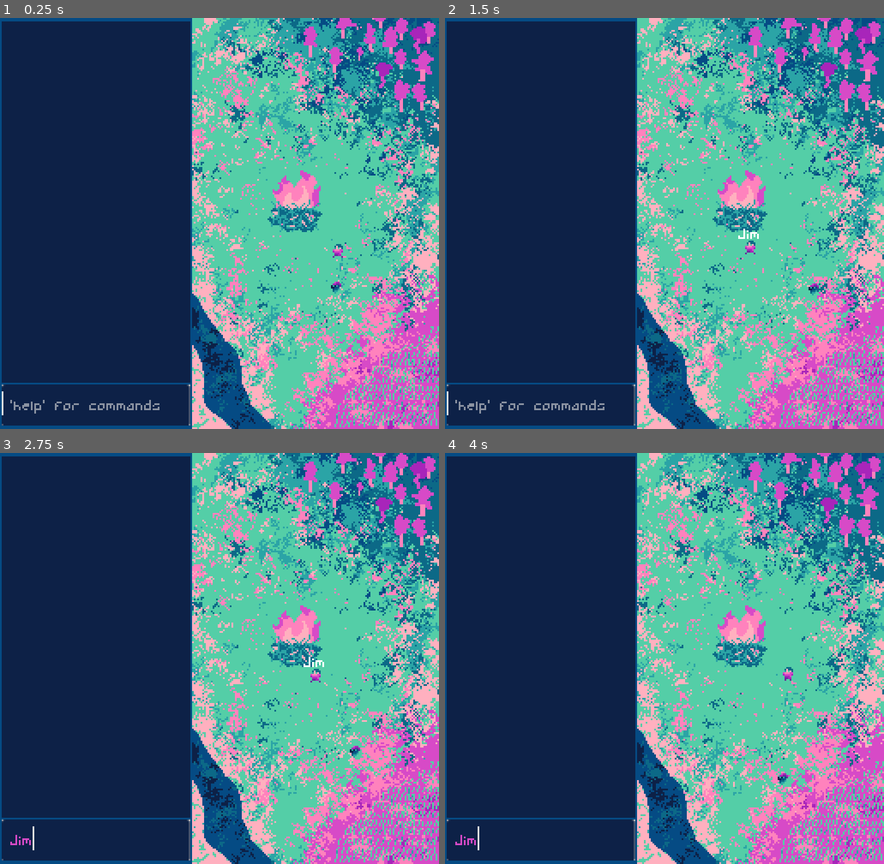
Above: before the commit, frames 1-4 (two rows, left to right).
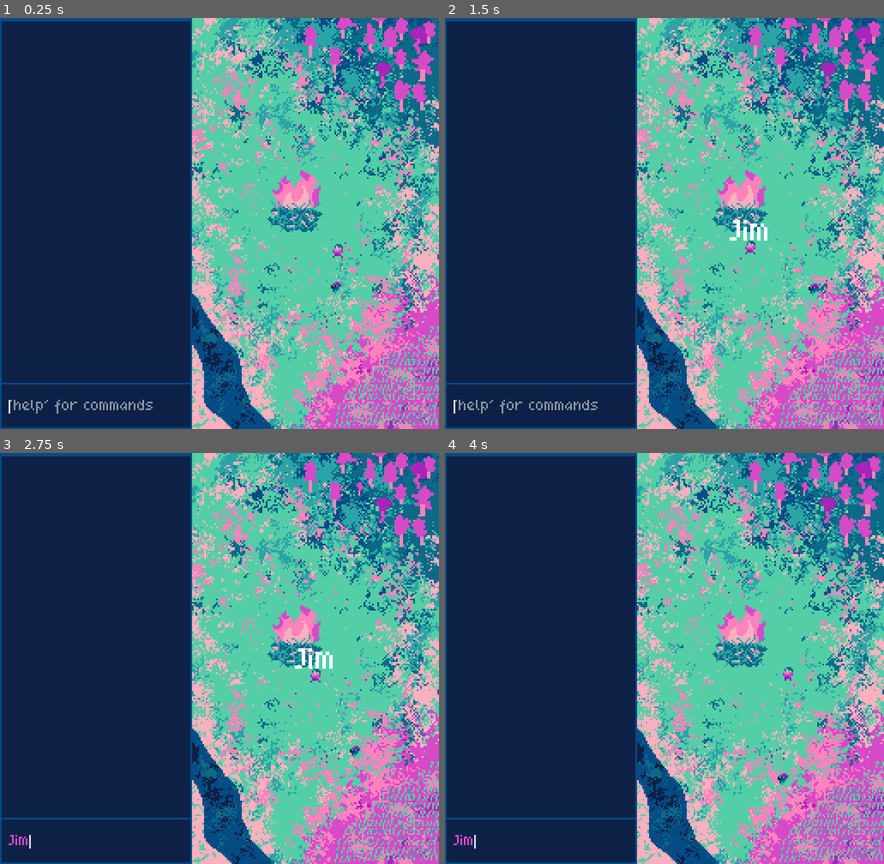
Above: after the commit, the same moments.

Repository: BoopEnthusiast/Micro-Jam-15
Game: Godot game, scene res://scenes/main.tscn
Two runs of this game, one before a commit and one after it. Both use one fixed random seed, a clock stepped at 60 frames per second and the inputs below.
Inputs (mouse positions are in pixels of both pictures, inside the frame that each line leads up to):
- Up to frame 1 (0.25 s): no input
- Up to frame 2 (1.5 s): move the mouse to (541, 383) at 0.52 s; move the mouse to (756, 248) at 1.27 s
- Up to frame 3 (2.75 s): type "Jim" at 2 s
- Up to frame 4 (4 s): move the mouse to (708, 568) at 2.77 s; move the mouse to (642, 740) at 3.52 s

The runs differ from the first frame. In frame 1, 0.6% of the frame differs, in the area x 0-44%, y 89-100%; in frame 2, 0.7%, in the area x 0-74%, y 49-100%; in frame 3, 0.5%; in frame 4, 0.3%.

Commit message:
terminal cat command

Diff:
--- a/project.godot
+++ b/project.godot
@@ -30,7 +30,7 @@
 [gui]
 
 fonts/dynamic_fonts/use_oversampling=false
-theme/custom_font="res://resources/Pixel64_v1.2.ttf"
+theme/custom_font="res://resources/quaver.ttf"
 
 [rendering]
 
--- a/scenes/ui.tscn
+++ b/scenes/ui.tscn
@@ -1,10 +1,14 @@
-[gd_scene load_steps=4 format=3 uid="uid://dgfjitk2aq4uc"]
+[gd_scene load_steps=6 format=3 uid="uid://dgfjitk2aq4uc"]
 
 [ext_resource type="Script" path="res://scripts/terminal_log.gd" id="1_2ttvf"]
 [ext_resource type="Script" path="res://scripts/terminal.gd" id="2_t6jp4"]
 
 [sub_resource type="StyleBoxFlat" id="StyleBoxFlat_dx1ii"]
 bg_color = Color(0.0509804, 0.129412, 0.278431, 1)
+
+[sub_resource type="StyleBoxEmpty" id="StyleBoxEmpty_1lnew"]
+
+[sub_resource type="StyleBoxEmpty" id="StyleBoxEmpty_qm2ex"]
 
 [node name="UI" type="Control"]
 layout_mode = 3
@@ -51,25 +55,36 @@
 
 [node name="Log" type="RichTextLabel" parent="TextBackground/LogContainer"]
 layout_mode = 2
+theme_override_font_sizes/normal_font_size = 8
 bbcode_enabled = true
 fit_content = true
 autowrap_mode = 1
 script = ExtResource("1_2ttvf")
 
-[node name="Terminal" type="TextEdit" parent="."]
+[node name="TerminalBackground" type="ColorRect" parent="."]
+layout_mode = 0
+offset_left = 1.0
+offset_top = 214.0
+offset_right = 111.0
+offset_bottom = 239.0
+color = Color(0.0509804, 0.129412, 0.278431, 1)
+
+[node name="Terminal" type="TextEdit" parent="TerminalBackground"]
 layout_mode = 1
-anchors_preset = -1
-anchor_left = 0.0102041
-anchor_top = 0.891667
-anchor_right = 0.989796
-anchor_bottom = 0.99375
+anchors_preset = 15
+anchor_right = 1.0
+anchor_bottom = 1.0
+offset_left = 4.0
+offset_top = 5.0
 grow_horizontal = 2
-grow_vertical = 0
+grow_vertical = 2
 theme_override_colors/font_color = Color(0.843137, 0.290196, 0.780392, 1)
+theme_override_font_sizes/font_size = 8
 theme_override_styles/normal = SubResource("StyleBoxFlat_dx1ii")
-placeholder_text = " 'help' for commands"
+theme_override_styles/focus = SubResource("StyleBoxEmpty_1lnew")
+theme_override_styles/read_only = SubResource("StyleBoxEmpty_qm2ex")
+placeholder_text = "'help' for commands"
 script = ExtResource("2_t6jp4")
-metadata/_edit_use_anchors_ = true
 
-[connection signal="caret_changed" from="Terminal" to="Terminal" method="_on_caret_changed"]
-[connection signal="text_changed" from="Terminal" to="Terminal" method="_on_text_changed"]
+[connection signal="caret_changed" from="TerminalBackground/Terminal" to="TerminalBackground/Terminal" method="_on_caret_changed"]
+[connection signal="text_changed" from="TerminalBackground/Terminal" to="TerminalBackground/Terminal" method="_on_text_changed"]
--- a/scripts/terminal.gd
+++ b/scripts/terminal.gd
@@ -12,44 +12,25 @@
 var last_caret_column: int
 
 # Command variables
-var command_list = ["help - print this", "ls - list files and directories", "pwd - print current directory", "cd <dir name> - change directory", "cat <file name> - print file contents"]
+var command_list = ["help - print this", "ls - list files and directories", "pwd - print current directory", "cd <directory name> - change directory", "cat <file name> - print file contents"]
 var current_directory: String = ""
 
-@onready var log_node = $"../TextBackground/LogContainer/Log"
+@onready var log_node = $"../../TextBackground/LogContainer/Log"
 
 func _ready():
 	grab_focus()
 
 
-func _unhandled_input(event):
-	if has_selection():
-		select(0, clamp(get_selection_from_column(), 1, 17,), 0, get_selection_to_column())
-
-
 func _on_text_changed():
-	# Add spacing
-	if not text.begins_with(" "):
-		text = " " + text
-
-	# Remove spacing if there's no other text
-	if len(text) <= 1:
-		text = " "
-		return
-
-	# Move caret when they add text from empty
-	if len(text) == 2:
-		set_caret_column(2)
-
 	# User says to input
 	if text.contains("\n"):
-		text = text.erase(0)
 		text = text.replace("\n", "")
 		log_node.add_log(text)
 		entered_command()
 		text = ""
 
 	# Limit text length
-	while len(text) > 16:
+	while len(text) > 17:
 		text = text.erase(get_caret_column() - 1)
 		set_caret_column(last_caret_column)
 
@@ -58,13 +39,6 @@
 
 
 func _on_caret_changed():
-	# Don't let user move caret behind spacing
-	if get_caret_column() < 1:
-		set_caret_column(1)
-
-	if has_selection():
-		select(0, clamp(get_selection_from_column(), 1, 17,), 0, get_selection_to_column())
-
 	# Store caret position
 	last_caret_column = get_caret_column()
 
@@ -74,7 +48,7 @@
 	if command == "help":
 		print_help()
 
-	if command == "ls":
+	elif command == "ls":
 		if current_directory == GHOST_DIRECTORY:
 			for ghost in Singleton.ghosts:
 				log_node.add_log(ghost.npc_name + GHOST_FILE_EXTENSION)
@@ -91,7 +65,7 @@
 	elif command.begins_with("cd "):
 		command = command.lstrip("cd ")
 		if len(command) == 0:
-			log_node.log_error("cd requires name of directory. list directories and files with ls, use .. to go down a directory")
+			log_node.log_error("cd requires name of directory. List directories and files with ls, use .. to go down a directory")
 		else:
 			if command == GHOST_DIRECTORY or command == "/" + GHOST_DIRECTORY:
 				current_directory = GHOST_DIRECTORY
@@ -100,10 +74,40 @@
 			elif command == ".." or command == "/":
 				current_directory = ""
 			else:
-				log_node.log_error("did not recognize directory. list directories and files with ls, use .. to go down a directory")
+				log_node.log_error("did not recognize directory. List directories and files with ls, use .. to go down a directory")
 
 	elif command.begins_with("cd"):
-		log_node.log_error("cd requires name of directory. list directories and files with ls, use .. to go down a directory")
+		log_node.log_error("cd requires name of directory. List directories and files with ls, use .. to go down a directory")
+
+	elif command.begins_with("cat "):
+		command = command.lstrip("cat ")
+		if len(command) == 0:
+			log_node.log_error("cat requires name of file. List directories and files with ls")
+
+		if command.ends_with(GHOST_FILE_EXTENSION):
+			for ghost in Singleton.ghosts:
+				if command == ghost.npc_name + GHOST_FILE_EXTENSION:
+					log_node.add_log("Name: " + ghost.npc_name)
+					log_node.add_log("ID: " + str(ghost.id))
+					# log_node.add_log("Currnet action: " + ghost.action) # need to implement -----------------------------------------------
+					log_node.add_log("Action days left: " + str(ghost.busy_days_left))
+					break
+		elif command.ends_with(VILLAGER_FILE_EXTENSION):
+			for villager in Singleton.villagers:
+				if command == villager.npc_name + VILLAGER_FILE_EXTENSION:
+					log_node.add_log("Name: " + villager.npc_name)
+					log_node.add_log("ID: " + str(villager.id))
+					log_node.add_log("Health: " + str(villager.health) + " / " + str(villager.total_health))
+					log_node.add_log("Hunger: " + str(villager.hunger))
+					log_node.add_log("Thirst: " + str(villager.thirst))
+					log_node.add_log("Warmth: " + str(villager.warmth))
+					log_node.add_log("Is sick: " + str(villager.sickness > 0))
+					break
+		else:
+			log_node.log_error("Could not find file")
+
+	elif command.begins_with("cat"):
+		log_node.log_error("cat requires name of file. List directories and files with ls")
 
 	elif command.begins_with("chop "):
 		command = command.lstrip("chop ")
Binary file added: resources/quaver.ttf
Not shown, added: resources/quaver.ttf.import
